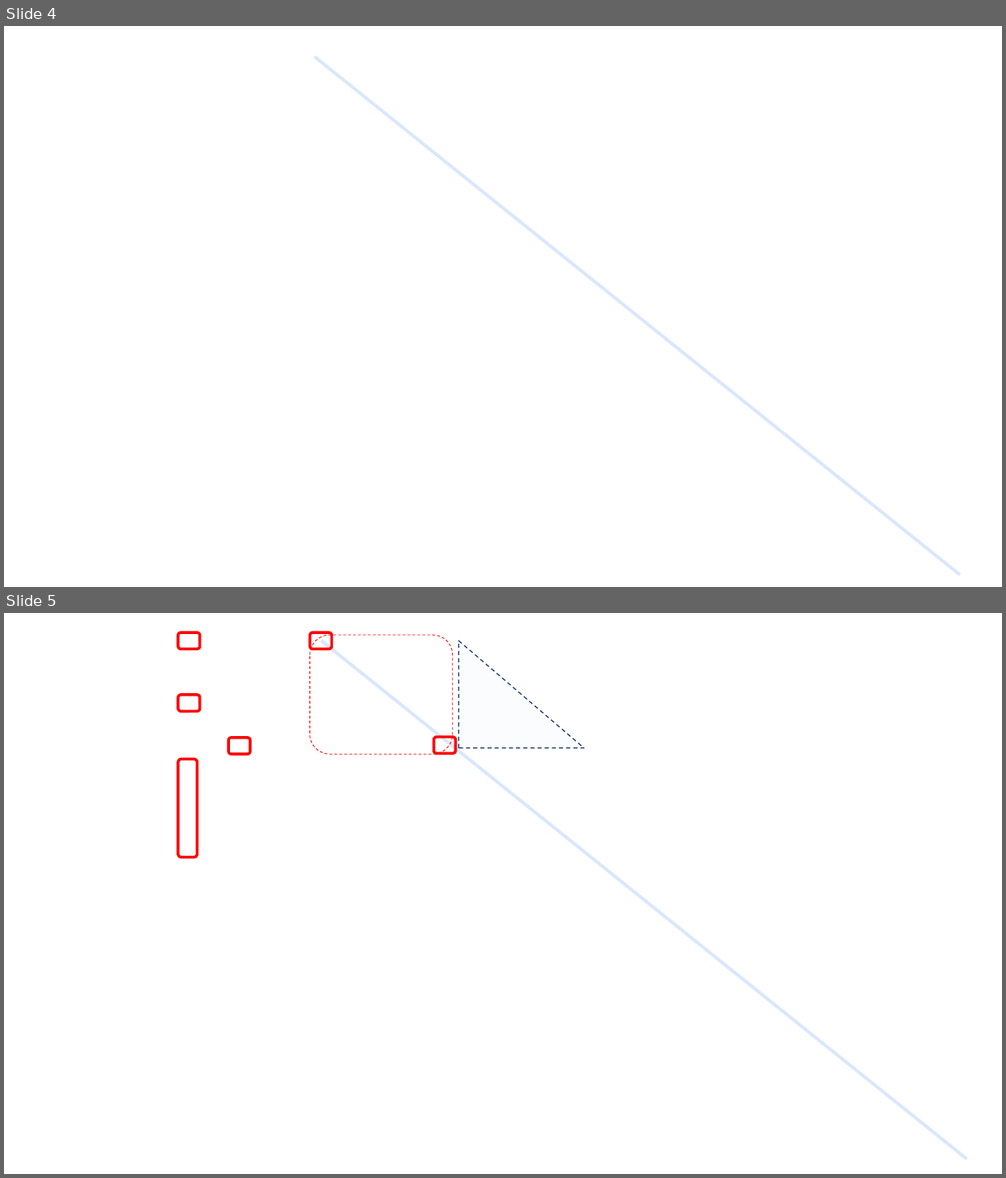
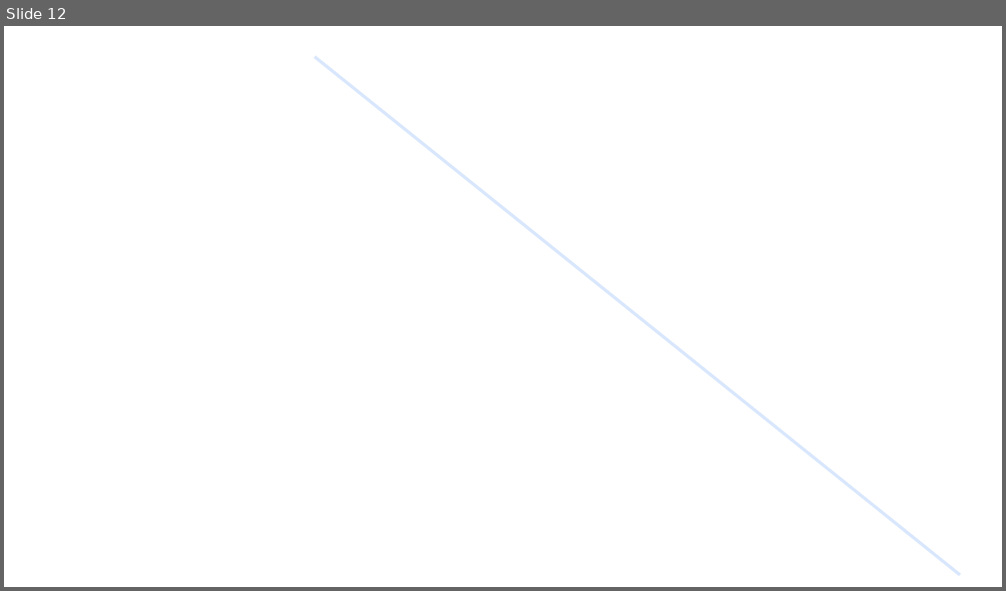
Before and after one commit to JCMoure/TiledWFA, a slide deck: TiledWFA.pptx. Shown one above the other, each under a label of ours: slides 4 and 5 before the commit, slide 12 after it. The pictures are 1006x1178 and 1006x591 pixels, drawn with LibreOffice and Linux fonts; fonts in the diff are those of the drawing; background and template pictures are left out. Boxes give left, top, right and bottom in pixels: in the first picture for what was removed or moved away, otherwise in the second. Text is boxed around its words. In the diff, an @@ line names an element or a change of style, - is before the commit and + after.

```diff
--- a/TiledWFA.pptx
+++ b/TiledWFA.pptx
@@ slide 5 removed at bbox=[4, 613, 1002, 1174], background picture (left out) @@
@@ rounded rectangle removed at bbox=[177, 633, 199, 650] @@
@@ rounded rectangle removed at bbox=[310, 635, 453, 754] @@
@@ rounded rectangle removed at bbox=[310, 633, 332, 650] @@
@@ line removed from (967, 1159) to (322, 641) @@
@@ right triangle removed at bbox=[459, 641, 585, 749] @@
@@ rounded rectangle removed at bbox=[177, 695, 199, 712] @@
@@ rounded rectangle removed at bbox=[228, 738, 250, 755] @@
@@ rounded rectangle removed at bbox=[434, 737, 456, 754] @@
@@ rounded rectangle removed at bbox=[177, 759, 197, 857] @@
@@ what was slide 4 is now slide 12 @@
```
Also in this commit, not shown: 2 slides changed, 8 slides added, 17 other files.
